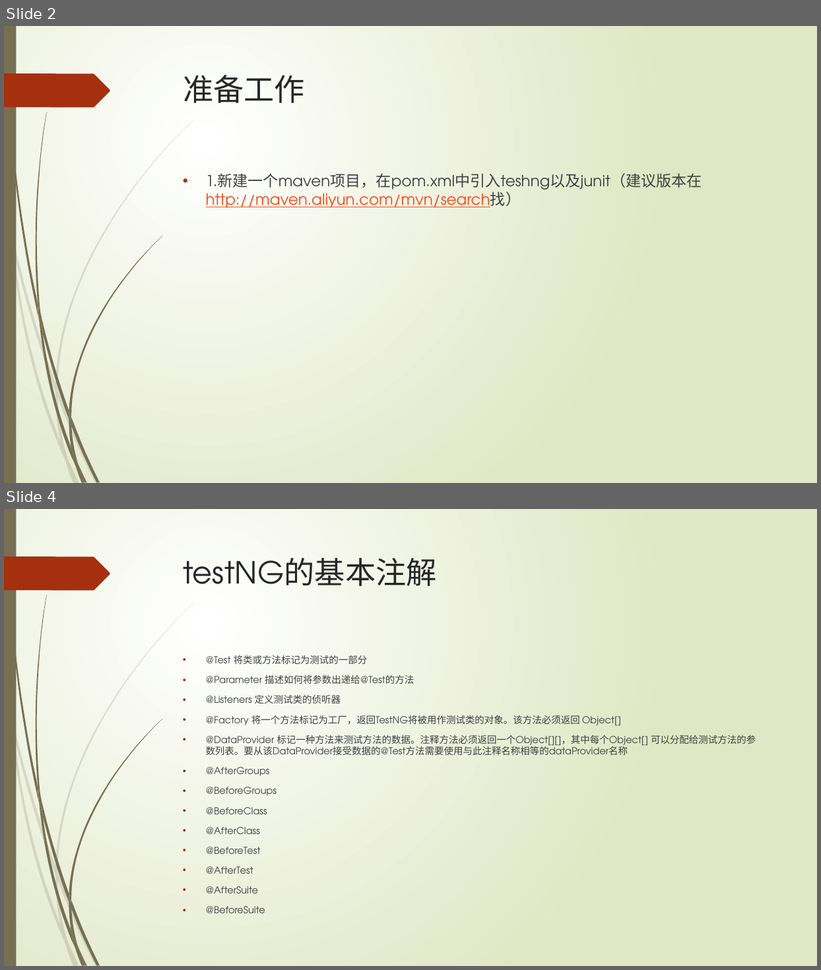
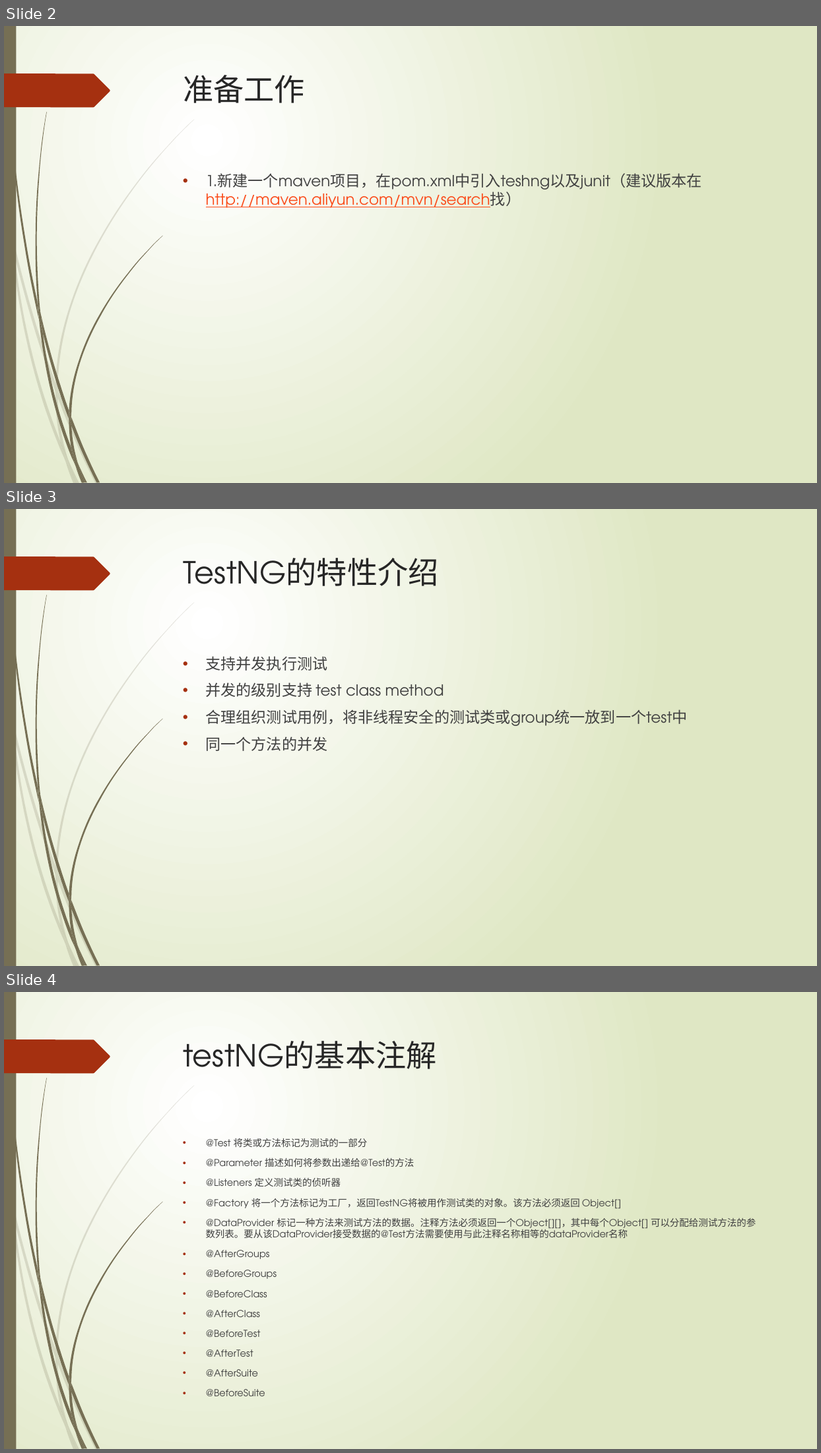
Before and after one commit to jasmine529/DemoTestNG, a slide deck: src/main/resources/testng share.pptx. Shown one above the other, each under a label of ours: slides 2 and 4 before the commit, slides 2, 3 and 4 after it; the slides between them are not shown. The pictures are 821x970 and 821x1453 pixels, drawn with LibreOffice and Linux fonts; fonts in the diff are those of the drawing. Boxes give left, top, right and bottom in pixels: in the first picture for what was removed or moved away, otherwise in the second. Text is boxed around its words. In the diff, an @@ line names an element or a change of style, - is before the commit and + after.

```diff
--- a/src/main/resources/testng share.pptx
+++ b/src/main/resources/testng share.pptx
@@ slide 3 added at bbox=[4, 509, 817, 966], background gradient #FFFFFF to #DFE8C4; not listed: 24 template elements that a slide beside it also shows @@
@@ title added at bbox=[183, 558, 438, 586], 36 pt, text #262626 @@
+TestNG的特性介绍
@@ text added at bbox=[206, 656, 688, 751], 18 pt, text #404040 @@
+• 支持并发执行测试
+• 并发的级别支持 test class method
+• 合理组织测试用例，将非线程安全的测试类或group统一放到一个test中
+• 同一个方法的并发
```
Also in this commit, not shown: 1 other slide added, 1 slide removed, 13 other files.
